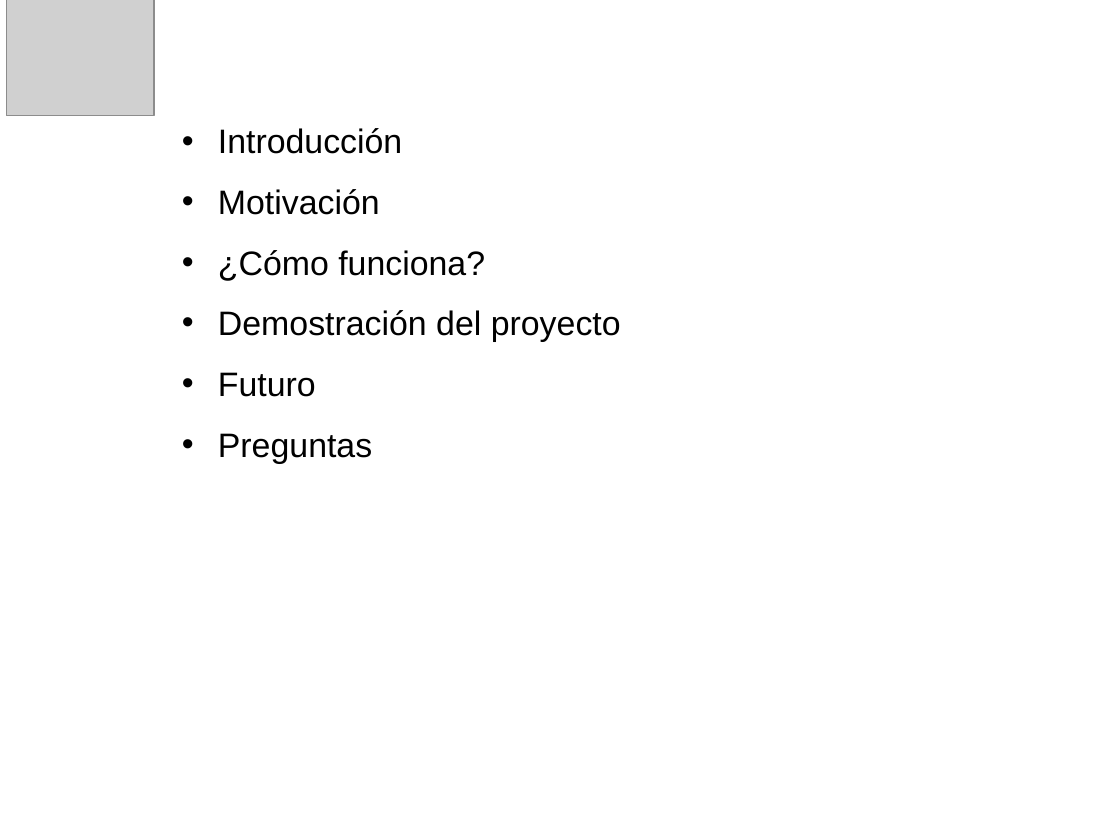
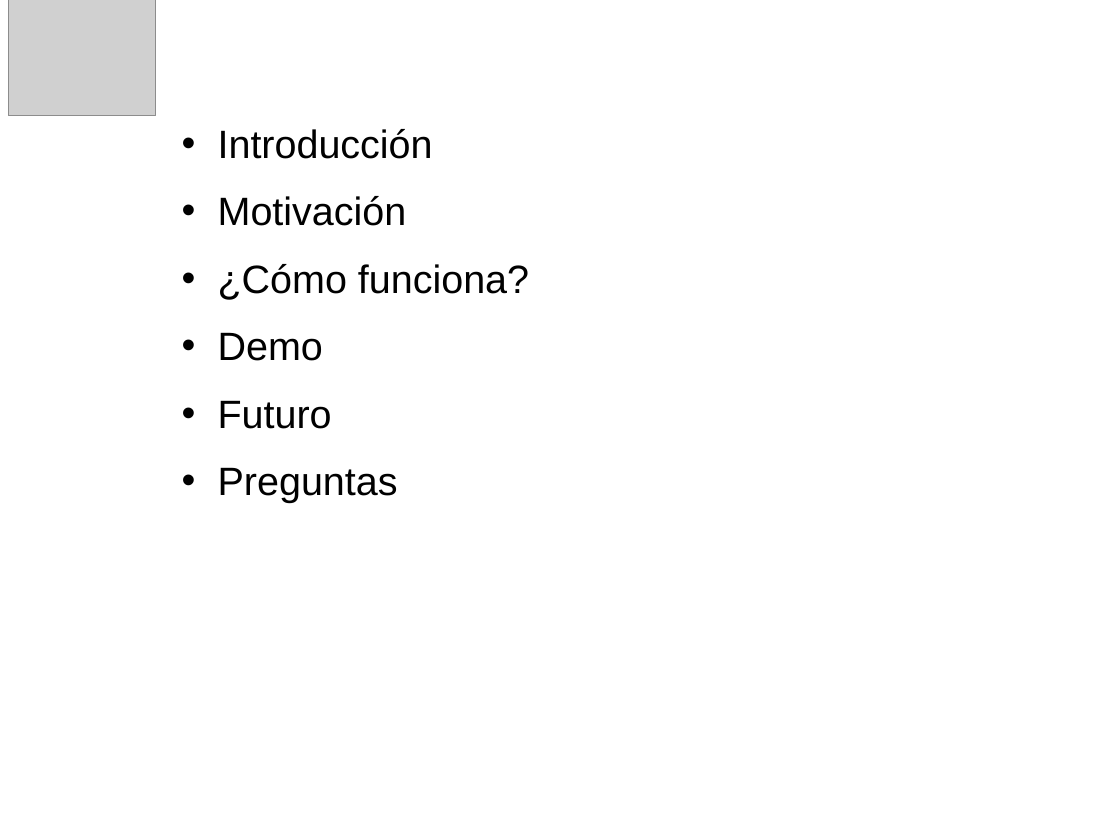
Before and after one commit to mangelp/sharpknocking, a slide deck: slide 2 of Doc/sharpknocking.odp. Drawn at 1120x840 pixels with LibreOffice and Linux fonts; fonts in the diff are those of the drawing; grey boxes stand for pictures; background and template pictures are left out. Boxes give left, top, right and bottom in pixels: in the first picture for what was removed or moved away, otherwise in the second. Text is boxed around its words. In the diff, an @@ line names an element or a change of style, - is before the commit and + after.

```diff
--- a/Doc/sharpknocking.odp
+++ b/Doc/sharpknocking.odp
@@ text at [218, 129, 529, 503]: size 24 to 28 pt @@
@@ text at [218, 332, 323, 361]: text changed; size 24 to 28 pt @@
-• Demostración del proyecto
+• Demo
```
Also in this commit, not shown: 1 other slide changed, 5 slides added, 3 slides removed.
